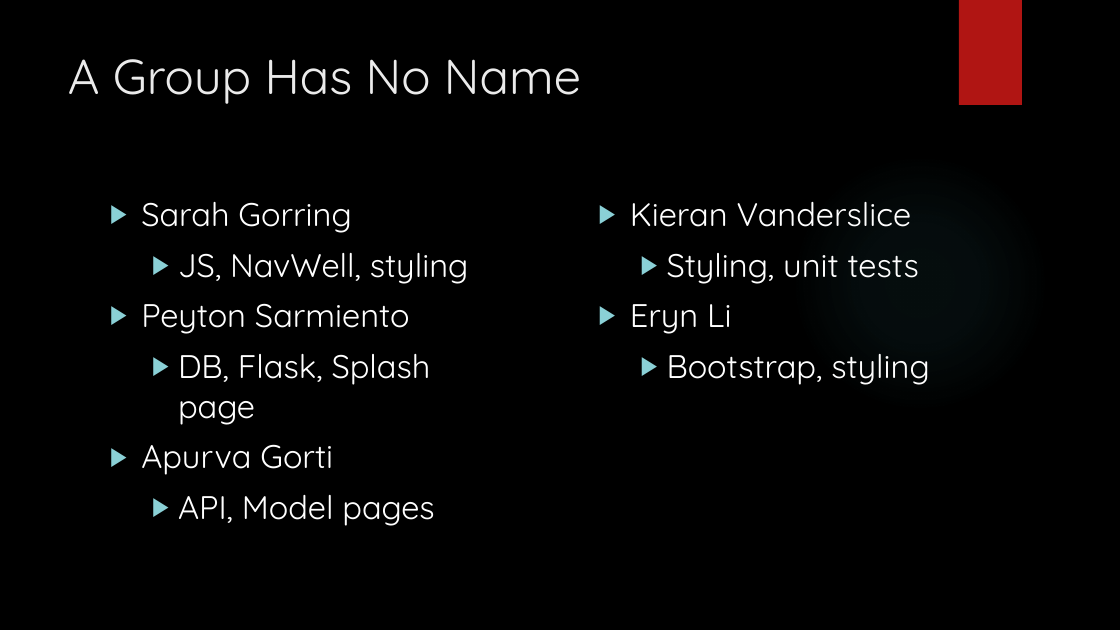
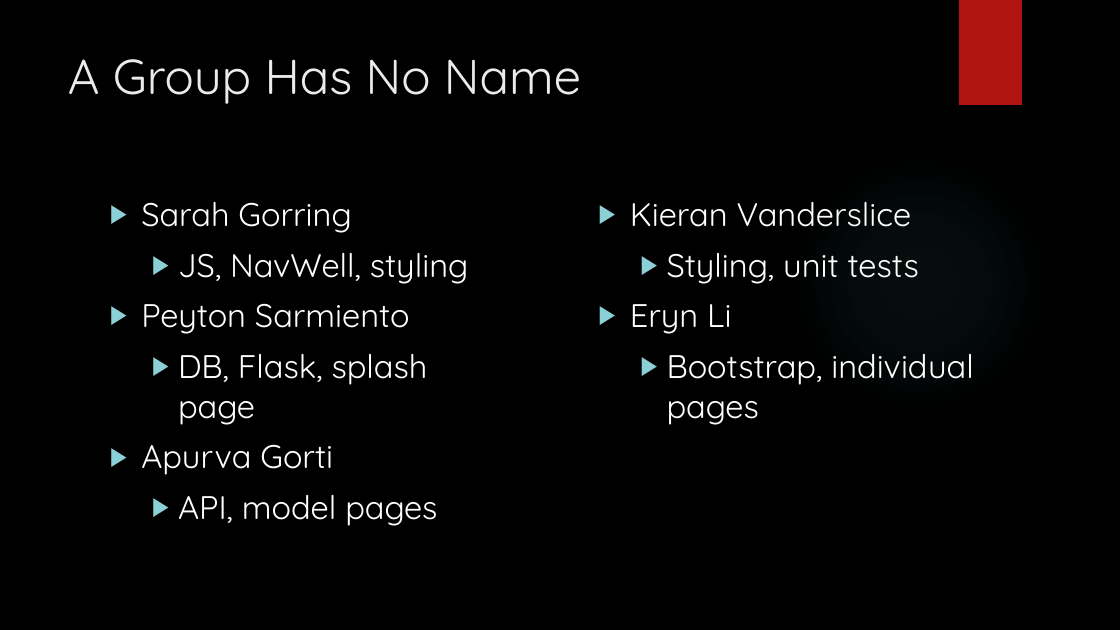
Before and after one commit to ayeryn/cs373-idb, a slide deck: slide 2 of Presentation.pptx. Drawn at 1120x630 pixels with LibreOffice and Linux fonts; fonts in the diff are those of the drawing; background and template pictures are left out. Boxes give left, top, right and bottom in pixels: in the first picture for what was removed or moved away, otherwise in the second. Text is boxed around its words. In the diff, an @@ line names an element or a change of style, - is before the commit and + after.

```diff
--- a/Presentation.pptx
+++ b/Presentation.pptx
@@ text at [178, 354, 428, 425]: text changed @@
-  ▶ DB, Flask, Splash page
+  ▶ DB, Flask, splash page
@@ text at [667, 354, 974, 425]: text changed @@
-  ▶ Bootstrap, styling
+  ▶ Bootstrap, individual pages
@@ text at [178, 495, 437, 526]: text changed @@
-  ▶ API, Model pages
+  ▶ API, model pages
```
Also in this commit, not shown: 3 slides added, 2 slides removed, 1 other file.
